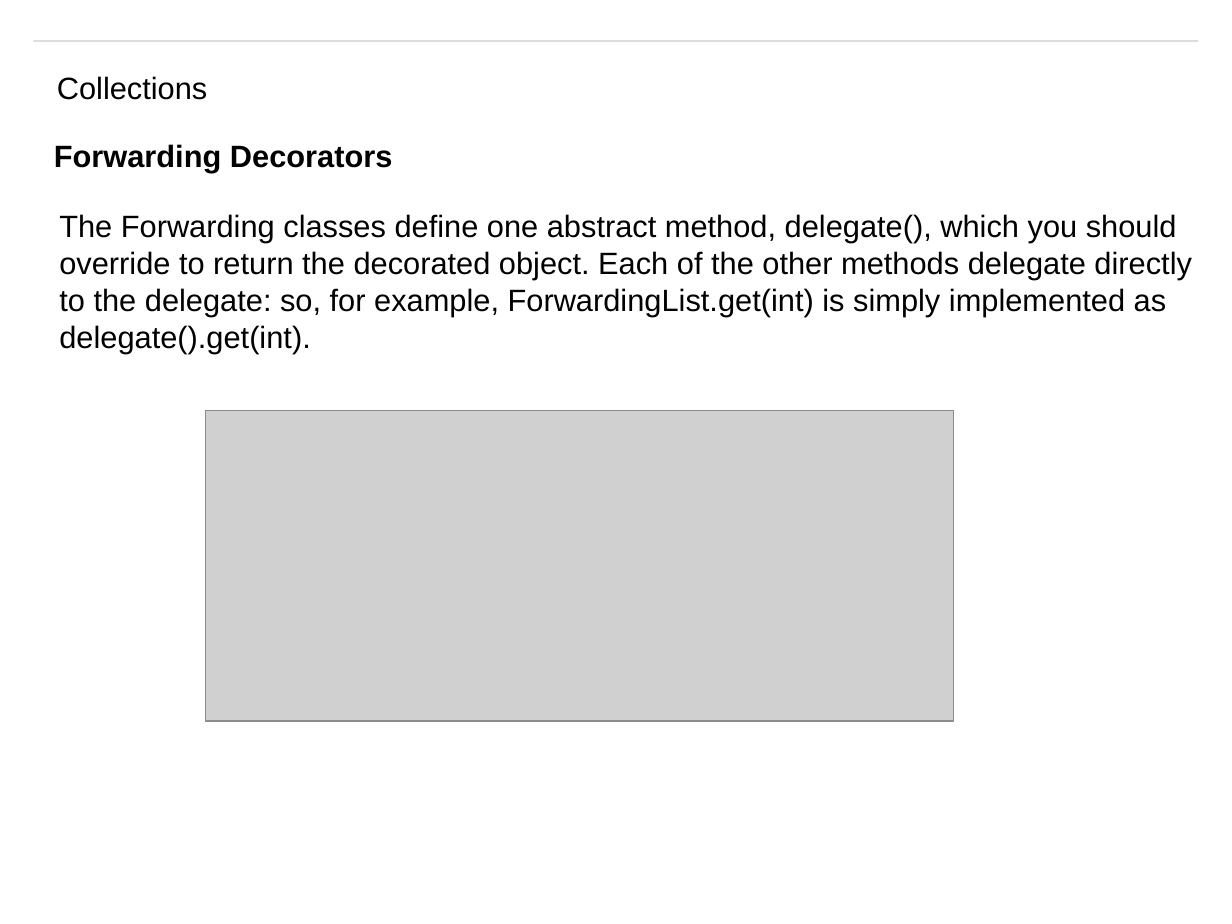
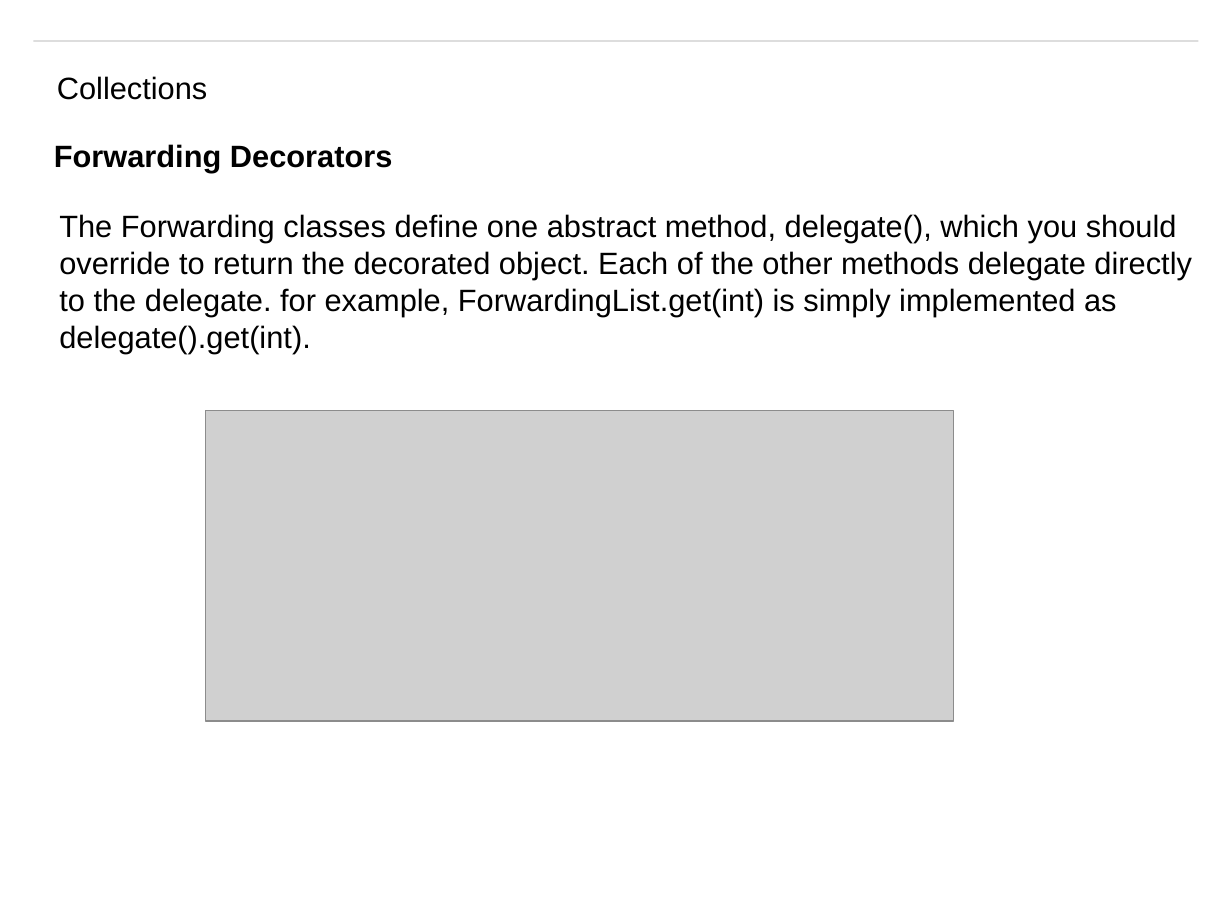
Before and after one commit to matt19870107/Guava, a slide deck: slide 58 of Guava - English.pptm. Drawn at 1232x924 pixels with LibreOffice and Linux fonts; fonts in the diff are those of the drawing; grey boxes stand for pictures; background and template pictures are left out. Boxes give left, top, right and bottom in pixels: in the first picture for what was removed or moved away, otherwise in the second. Text is boxed around its words. In the diff, an @@ line names an element or a change of style, - is before the commit and + after.

Commit message:
final version

```diff
--- a/Guava - English.pptm
+++ b/Guava - English.pptm
@@ text at <box>59,214,1192,354</box>: text changed @@
-The Forwarding classes define one abstract method, delegate(), which you should override to return the decorated object. Each of the other methods delegate directly to the delegate: so, for example, ForwardingList.get(int) is simply implemented as delegate().get(int).
+The Forwarding classes define one abstract method, delegate(), which you should override to return the decorated object. Each of the other methods delegate directly to the delegate. for example, ForwardingList.get(int) is simply implemented as delegate().get(int).
```
Also in this commit, not shown: 3 other slides changed.
